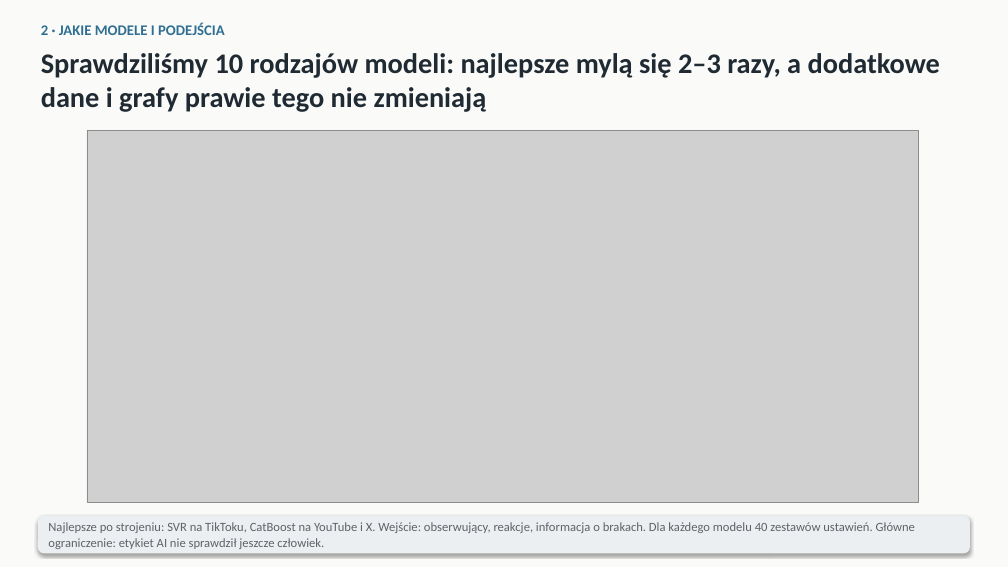
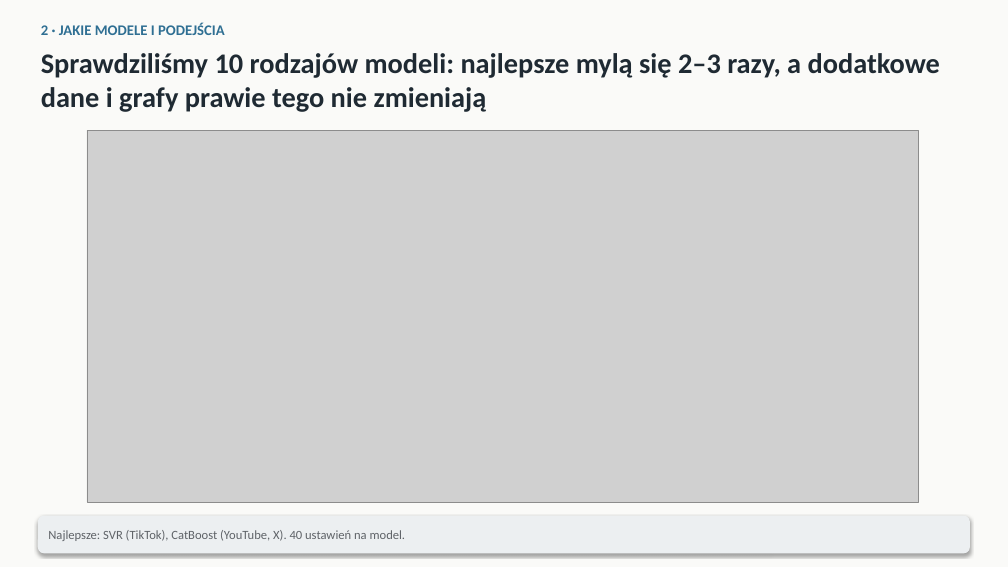
Before and after one commit to mikolaj-olesinski/Digital-Media-Analysis-PWR, a slide deck: slide 2 of pitchdeck/class_pl.pptx. Drawn at 1008x567 pixels with LibreOffice and Linux fonts; fonts in the diff are those of the drawing; grey boxes stand for pictures. Boxes give left, top, right and bottom in pixels: in the first picture for what was removed or moved away, otherwise in the second. Text is boxed around its words. In the diff, an @@ line names an element or a change of style, - is before the commit and + after.

```diff
--- a/pitchdeck/class_pl.pptx
+++ b/pitchdeck/class_pl.pptx
@@ text at box(48, 530, 406, 541): text changed @@
-Najlepsze po strojeniu: SVR na TikToku, CatBoost na YouTube i X. Wejście: obserwujący, reakcje, informacja o brakach. Dla każdego modelu 40 zestawów ustawień. Główne ograniczenie: etykiet AI nie sprawdził jeszcze człowiek.
+Najlepsze: SVR (TikTok), CatBoost (YouTube, X). 40 ustawień na model.
```
Also in this commit, not shown: 4 other slides changed, 4 other files.
